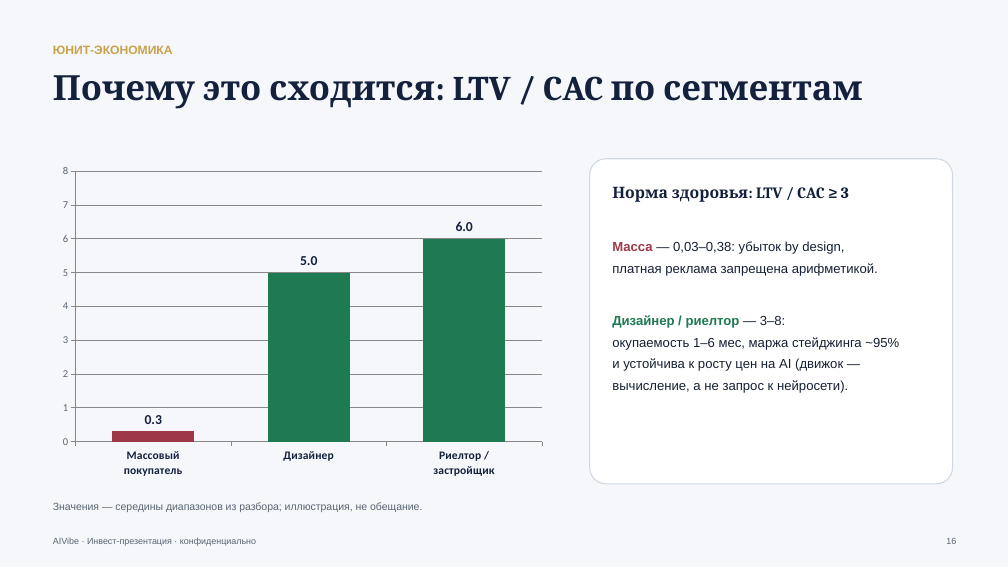
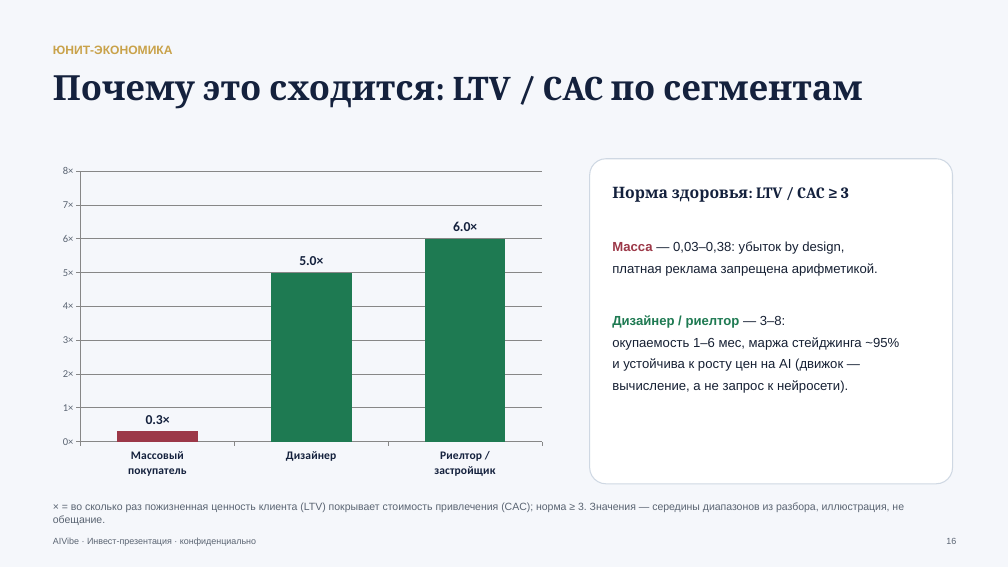
Before and after one commit to irosssss/AIVibe2026, a slide deck: slide 16 of docs/AIVibe_Investor_Deck_2026-06.pptx. Drawn at 1008x567 pixels with LibreOffice and Linux fonts; fonts in the diff are those of the drawing. Boxes give left, top, right and bottom in pixels: in the first picture for what was removed or moved away, otherwise in the second. Text is boxed around its words. In the diff, an @@ line names an element or a change of style, - is before the commit and + after.

```diff
--- a/docs/AIVibe_Investor_Deck_2026-06.pptx
+++ b/docs/AIVibe_Investor_Deck_2026-06.pptx
@@ column chart at (53, 159, 552, 484) @@
@@ data labels of Series 1 changed @@
@@ value axis changed @@
@@ text at (53, 502, 904, 525): text changed @@
-Значения — середины диапазонов из разбора; иллюстрация, не обещание.
+× = во сколько раз пожизненная ценность клиента (LTV) покрывает стоимость привлечения (CAC); норма ≥ 3. Значения — середины диапазонов из разбора, иллюстрация, не обещание.
```
Also in this commit, not shown: 1 other slide changed, 2 other files.
